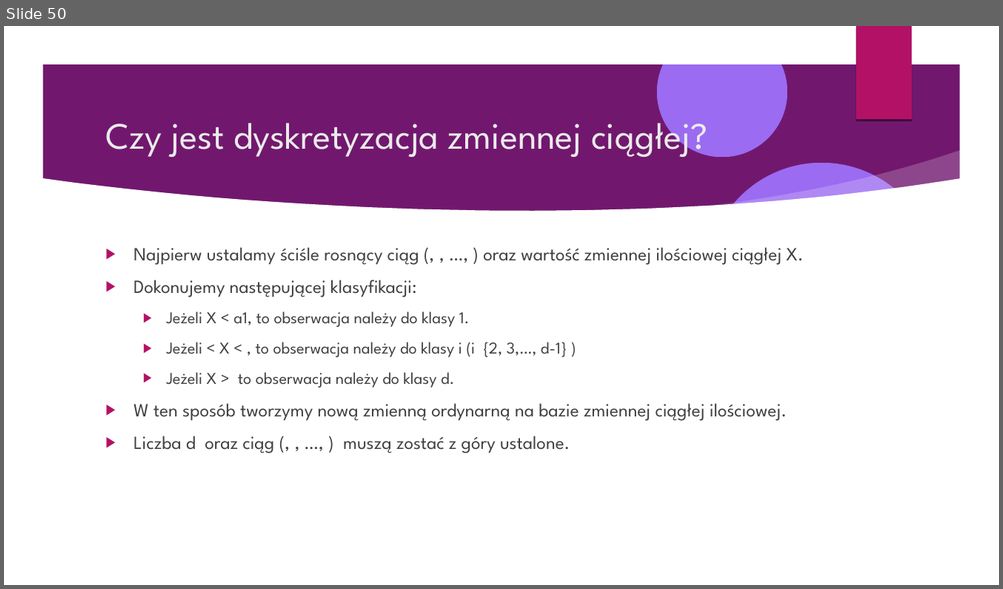
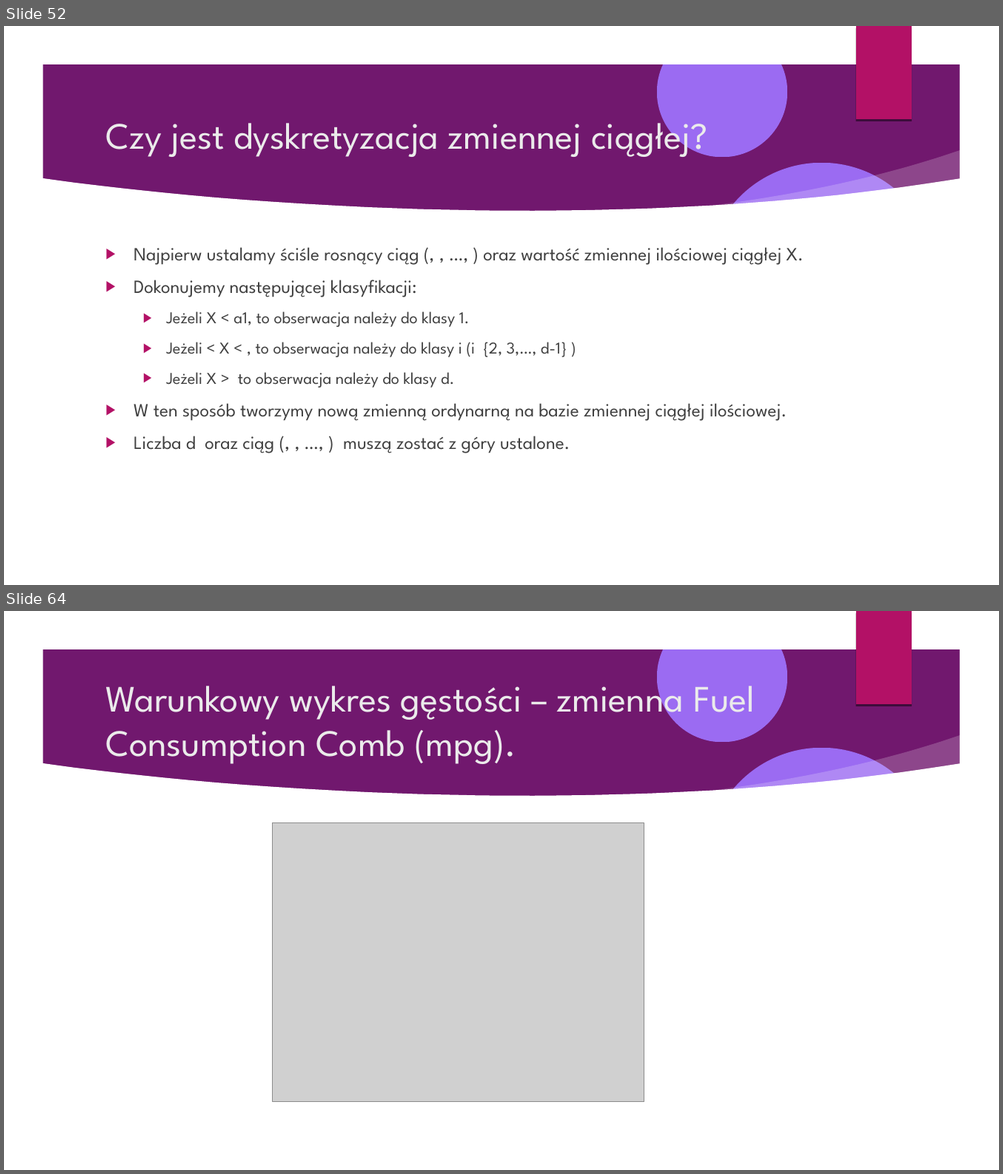
Before and after one commit to Pawel-Tomasz-Nowak/Scientific-collaboration, a slide deck: EmissionAnalysis/Prezentacja projektu.odp. Shown one above the other, each under a label of ours: slide 50 before the commit, slides 52 and 64 after it; the slides between them are not shown. The pictures are 1003x589 and 1003x1174 pixels, drawn with LibreOffice and Linux fonts; fonts in the diff are those of the drawing; grey boxes stand for pictures; background and template pictures are left out. Boxes give left, top, right and bottom in pixels: in the first picture for what was removed or moved away, otherwise in the second. Text is boxed around its words. In the diff, an @@ line names an element or a change of style, - is before the commit and + after.

```diff
--- a/EmissionAnalysis/Prezentacja projektu.odp
+++ b/EmissionAnalysis/Prezentacja projektu.odp
@@ slide 64 added at [4, 611, 999, 1170], background picture (left out); not listed: 9 template elements that a slide beside it also shows @@
@@ title added at [105, 674, 755, 764], 36 pt, text #EBEBEB @@
+Warunkowy wykres gęstości – zmienna Fuel Consumption Comb (mpg).
@@ picture added at [273, 823, 644, 1102] @@
@@ what was slide 50 is now slide 52 @@
```
Also in this commit, not shown: 2 slides changed, 18 other slides added, 4 slides removed, 3 other files.
